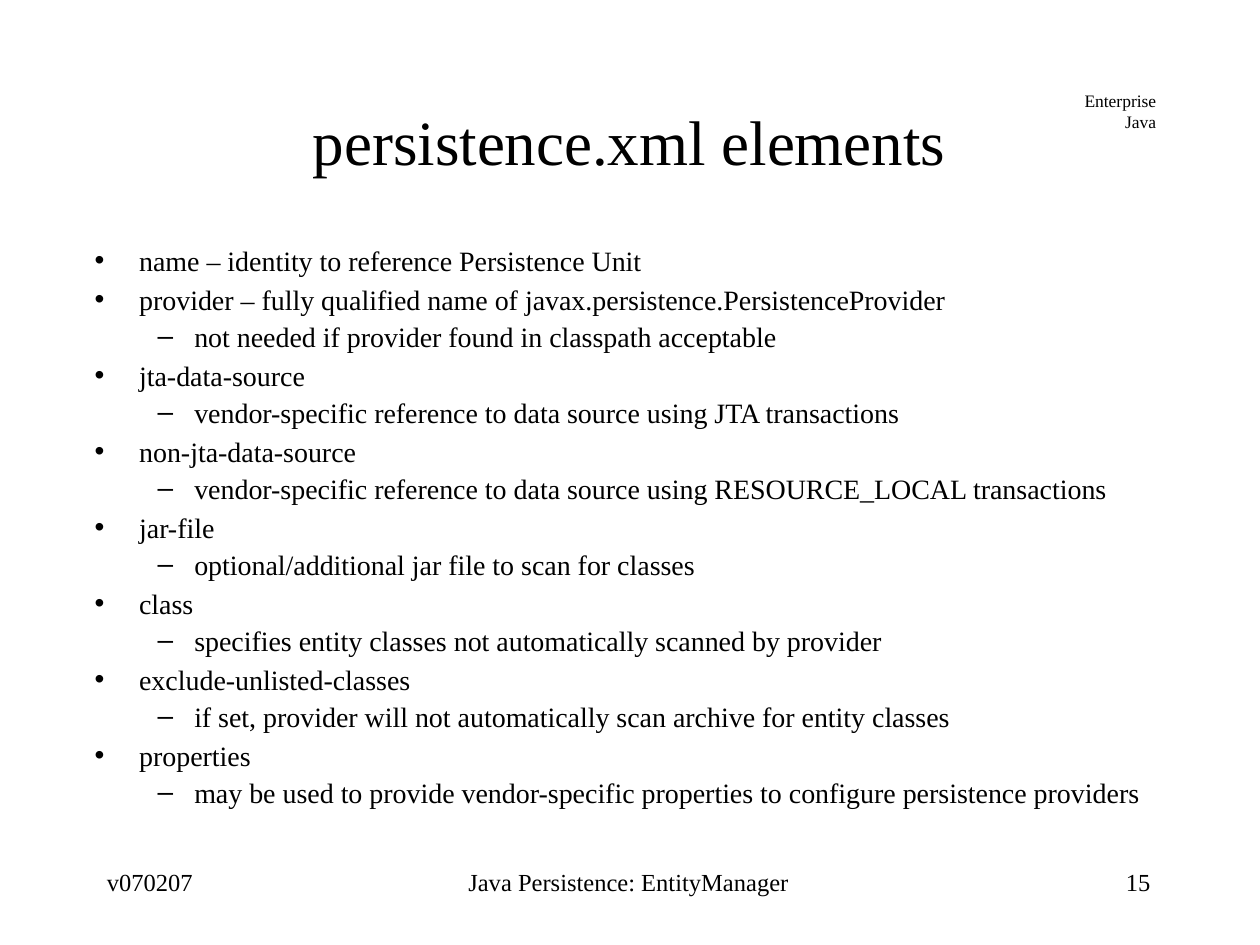
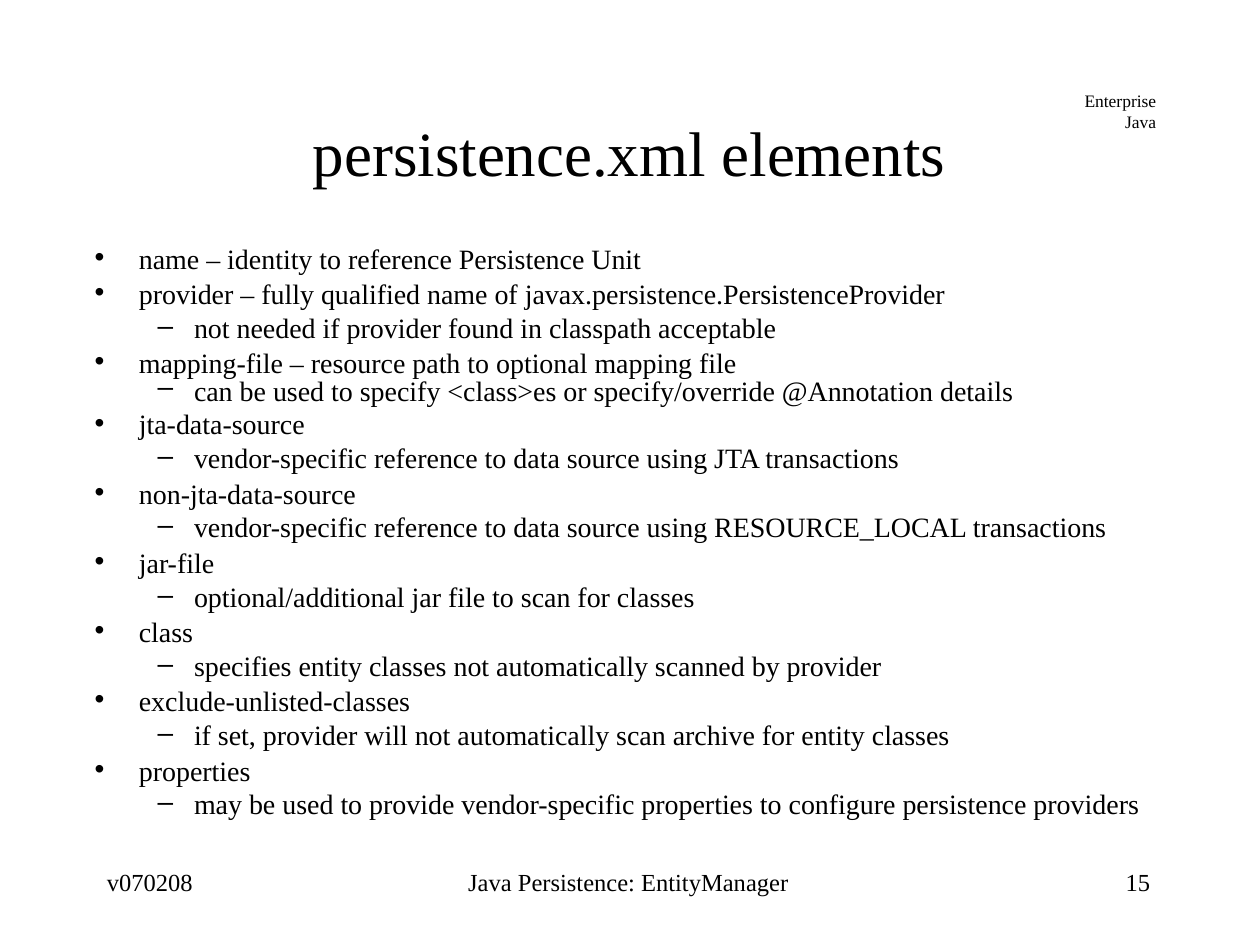
Before and after one commit to jcstaff/ejava-javaee, a slide deck: slide 15 of jpaDAO/src/site/resources/lectures/entityMgr.ppt. Drawn at 1260x945 pixels with LibreOffice and Linux fonts; fonts in the diff are those of the drawing. Boxes give left, top, right and bottom in pixels: in the first picture for what was removed or moved away, otherwise in the second. Text is boxed around its words. In the diff, an @@ line names an element or a change of style, - is before the commit and + after.

```diff
--- a/jpaDAO/src/site/resources/lectures/entityMgr.ppt
+++ b/jpaDAO/src/site/resources/lectures/entityMgr.ppt
@@ title "persistence.xml elements": place and size @@
-title "persistence.xml elements" at box(313, 121, 946, 177)
+title "persistence.xml elements" at box(313, 132, 946, 188)
@@ text at box(139, 249, 1138, 820): line spacing 0.74 to 0.64 @@
@@ text at box(139, 353, 1013, 406): paragraphs added @@
+• mapping-file – resource path to optional mapping file
+  – can be used to specify <class>es or specify/override @Annotation details
@@ text at box(107, 874, 193, 892): text changed @@
-v070207
+v070208
```
Also in this commit, not shown: 39 other slides changed, 2 slides added, 24 other files.
